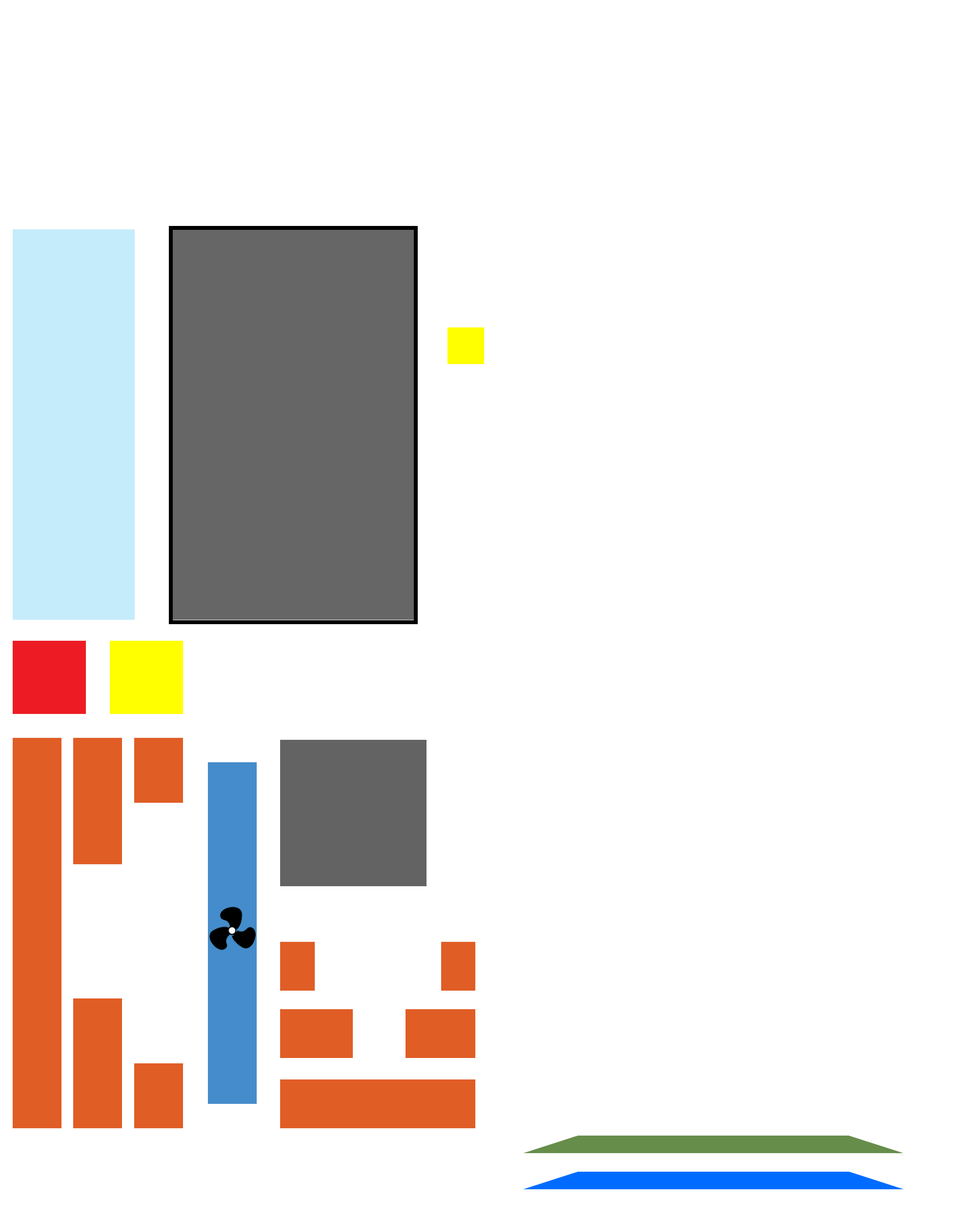
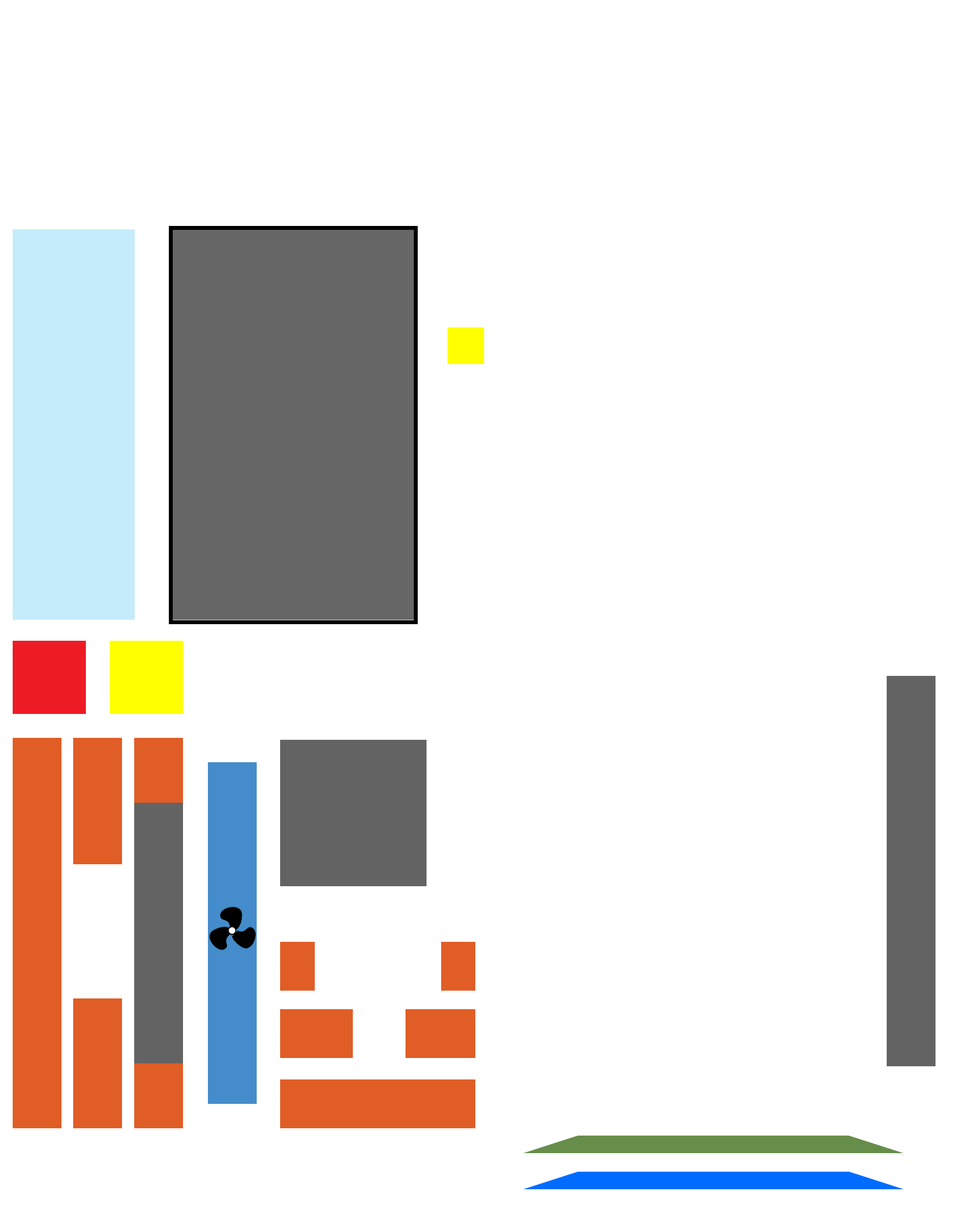
The second 976x1220 image is a revision of the first. Changes to its layers:
added layer "Rectangle 2 copy 2" in group "Door" over [886, 676, 936, 1067]
added layer "Rectangle 2 copy" in group "Door" over [134, 802, 184, 1064]
